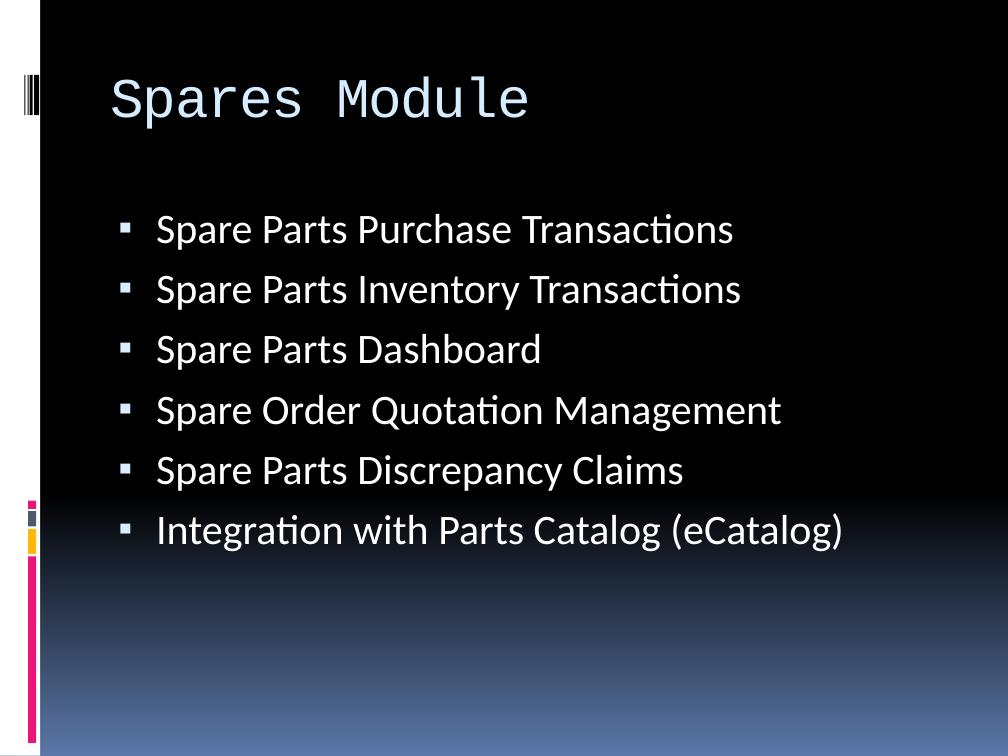
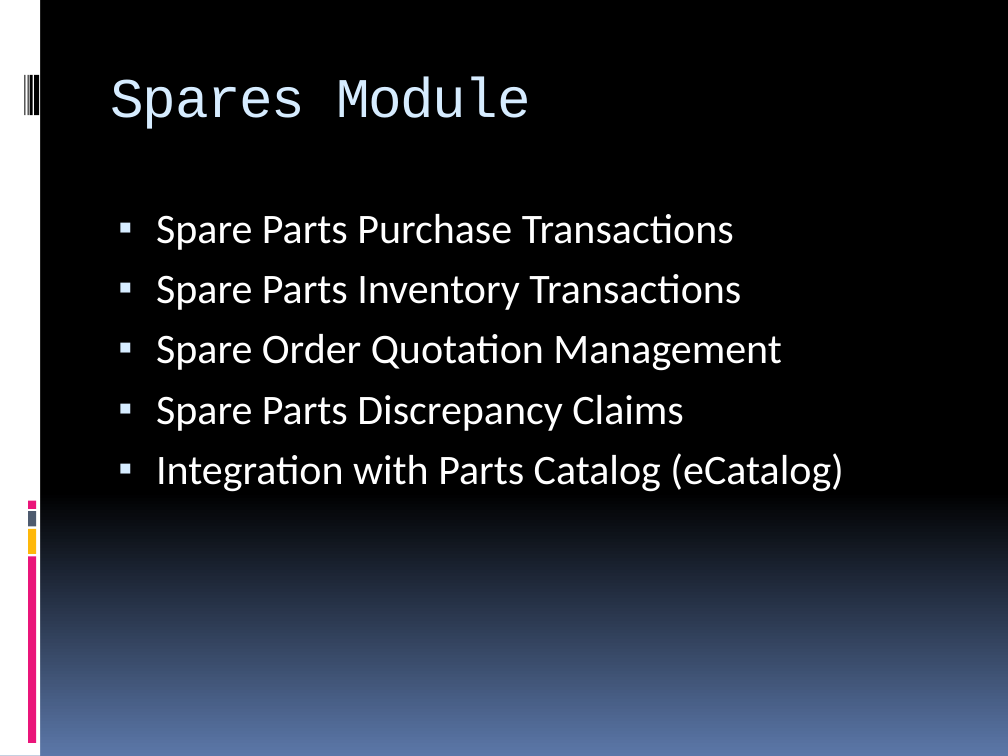
Before and after one commit to Neel-max-cpu/ppts, a slide deck: slide 14 of my ppts/dms and ecat.pptx. Drawn at 1008x756 pixels with LibreOffice and Linux fonts; fonts in the diff are those of the drawing. Boxes give left, top, right and bottom in pixels: in the first picture for what was removed or moved away, otherwise in the second. Text is boxed around its words. In the diff, an @@ line names an element or a change of style, - is before the commit and + after.

```diff
--- a/my ppts/dms and ecat.pptx
+++ b/my ppts/dms and ecat.pptx
@@ text at [156, 334, 542, 370]: paragraph removed @@
-▪ Spare Parts Dashboard
```
Also in this commit, not shown: 3 other slides changed, 1 slide removed, 2 other files.
